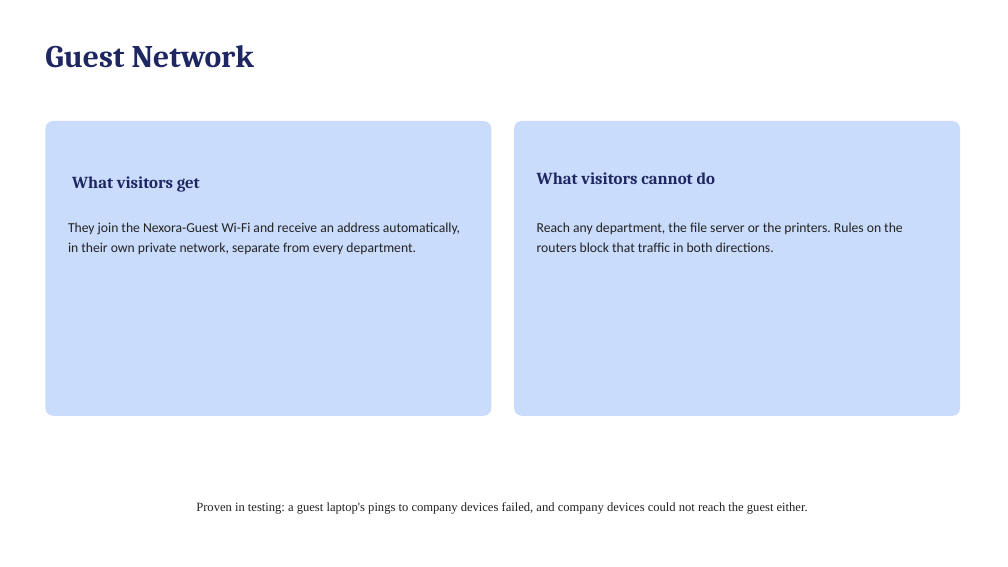
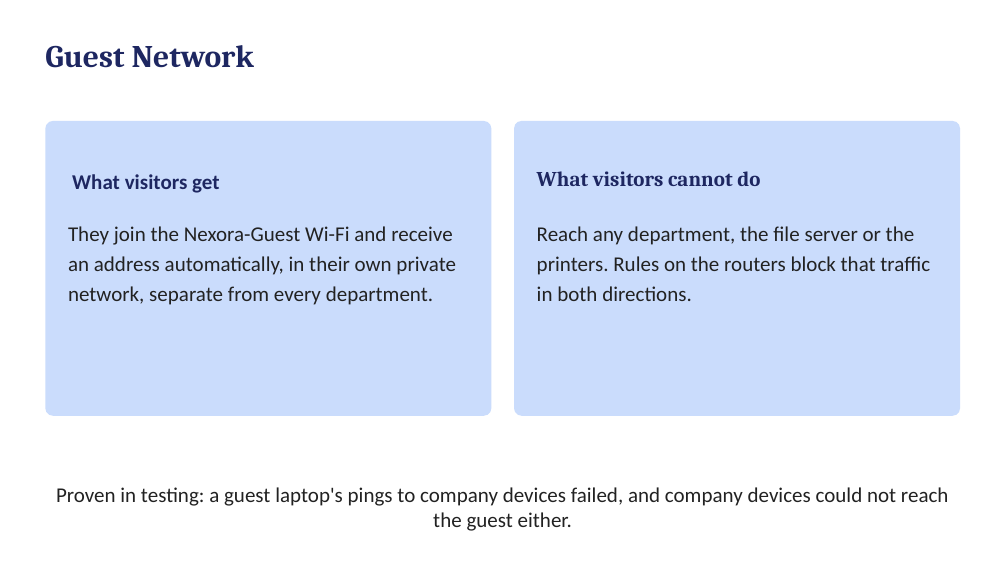
Before and after one commit to jeropannette/KIBET_ANNETTE_CCNA3PROJECT, a slide deck: slide 11 of KIBET_ANNETTE_CCNA3Project.pptx (slide 12 before the commit). Drawn at 1008x567 pixels with LibreOffice and Linux fonts; fonts in the diff are those of the drawing. Boxes give left, top, right and bottom in pixels: in the first picture for what was removed or moved away, otherwise in the second. Text is boxed around its words. In the diff, an @@ line names an element or a change of style, - is before the commit and + after.

```diff
--- a/KIBET_ANNETTE_CCNA3Project.pptx
+++ b/KIBET_ANNETTE_CCNA3Project.pptx
@@ text "What visitors get" at <box>72,174,219,193</box>: size 16 to 20 pt, font Cambria to Calibri @@
@@ text "What visitors cannot do" at <box>537,171,760,186</box>: size 16 to 20 pt @@
@@ text "They join the Nexora-Guest Wi-Fi ..." at <box>68,226,456,305</box>: size 13 to 20 pt @@
@@ text "Reach any department, the file ..." at <box>537,226,930,301</box>: size 13 to 20 pt @@
@@ text "Proven in testing: a guest ..." at <box>56,487,948,531</box>: size 12 to 20 pt, font Times New Roman to Calibri @@
```
Also in this commit, not shown: 11 other slides changed.
